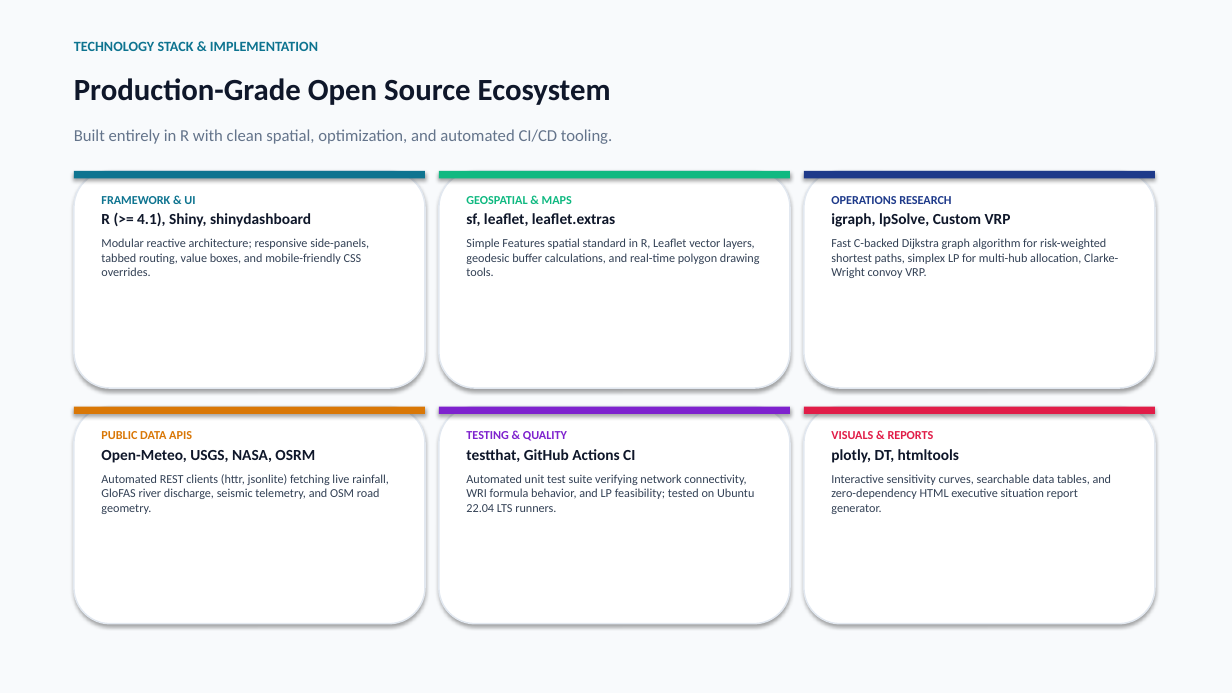
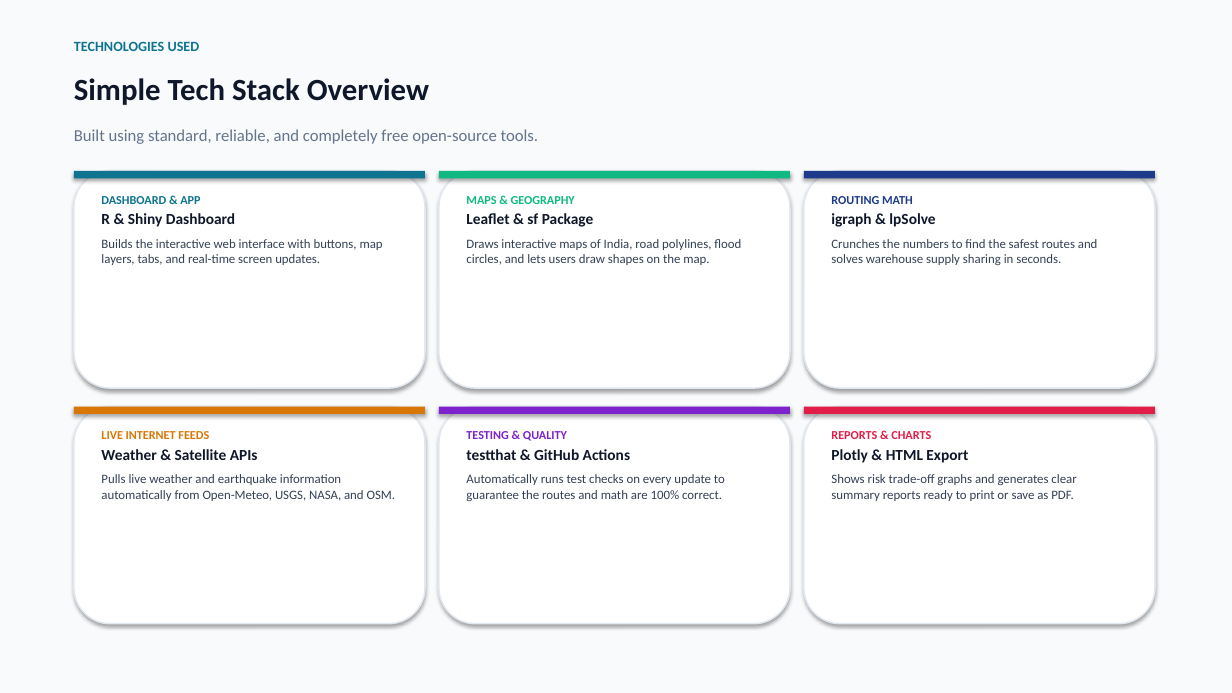
Before and after one commit to nisargad1/ReliefRoute-India, a slide deck: slide 7 of docs/ReliefRoute_India_Presentation.pptx. Drawn at 1232x693 pixels with LibreOffice and Linux fonts; fonts in the diff are those of the drawing. Boxes give left, top, right and bottom in pixels: in the first picture for what was removed or moved away, otherwise in the second. Text is boxed around its words. In the diff, an @@ line names an element or a change of style, - is before the commit and + after.

Commit message:
docs: simplify presentation wording for easy reading and defense

```diff
--- a/docs/ReliefRoute_India_Presentation.pptx
+++ b/docs/ReliefRoute_India_Presentation.pptx
@@ text at [74,41,200,51]: text changed @@
-TECHNOLOGY STACK & IMPLEMENTATION
+TECHNOLOGIES USED
@@ text at [74,78,429,105]: text changed @@
-Production-Grade Open Source Ecosystem
+Simple Tech Stack Overview
@@ text at [74,129,538,144]: text changed @@
-Built entirely in R with clean spatial, optimization, and automated CI/CD tooling.
+Built using standard, reliable, and completely free open-source tools.
@@ text at [101,196,383,265]: text changed; size 9.5 to 10 pt @@
-FRAMEWORK & UI
-R (>= 4.1), Shiny, shinydashboard
-Modular reactive architecture; responsive side-panels, tabbed routing, value boxes, and mobile-friendly CSS overrides.
+DASHBOARD & APP
+R & Shiny Dashboard
+Builds the interactive web interface with buttons, map layers, tabs, and real-time screen updates.
@@ text at [466,196,741,265]: text changed; size 9.5 to 10 pt @@
-GEOSPATIAL & MAPS
-sf, leaflet, leaflet.extras
-Simple Features spatial standard in R, Leaflet vector layers, geodesic buffer calculations, and real-time polygon drawing tools.
+MAPS & GEOGRAPHY
+Leaflet & sf Package
+Draws interactive maps of India, road polylines, flood circles, and lets users draw shapes on the map.
@@ text at [831,196,1098,265]: text changed; size 9.5 to 10 pt @@
-OPERATIONS RESEARCH
-igraph, lpSolve, Custom VRP
-Fast C-backed Dijkstra graph algorithm for risk-weighted shortest paths, simplex LP for multi-hub allocation, Clarke-Wright convoy VRP.
+ROUTING MATH
+igraph & lpSolve
+Crunches the numbers to find the safest routes and solves warehouse supply sharing in seconds.
@@ text at [101,431,396,501]: text changed; size 9.5 to 10 pt @@
-PUBLIC DATA APIS
-Open-Meteo, USGS, NASA, OSRM
-Automated REST clients (httr, jsonlite) fetching live rainfall, GloFAS river discharge, seismic telemetry, and OSM road geometry.
+LIVE INTERNET FEEDS
+Weather & Satellite APIs
+Pulls live weather and earthquake information automatically from Open-Meteo, USGS, NASA, and OSM.
@@ text at [466,449,725,501]: text changed; size 9.5 to 10 pt @@
-testthat, GitHub Actions CI
-Automated unit test suite verifying network connectivity, WRI formula behavior, and LP feasibility; tested on Ubuntu 22.04 LTS runners.
+testthat & GitHub Actions
+Automatically runs test checks on every update to guarantee the routes and math are 100% correct.
@@ text at [831,431,1076,501]: text changed; size 9.5 to 10 pt @@
-VISUALS & REPORTS
-plotly, DT, htmltools
-Interactive sensitivity curves, searchable data tables, and zero-dependency HTML executive situation report generator.
+REPORTS & CHARTS
+Plotly & HTML Export
+Shows risk trade-off graphs and generates clear summary reports ready to print or save as PDF.
```
Also in this commit, not shown: 10 other slides changed, 1 other file.
